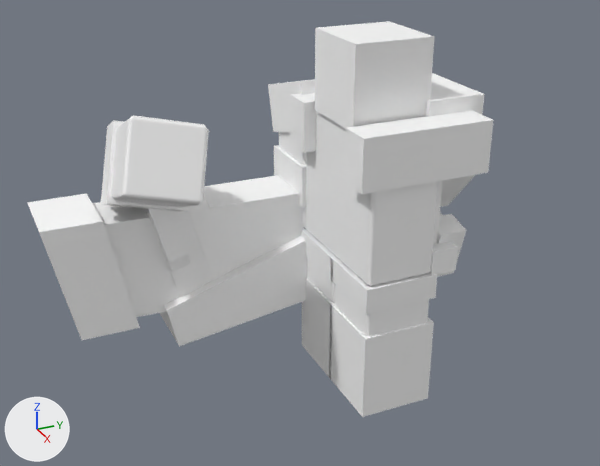
What one commit did to the COLLADA model Objects3d/grenadier.dae.
One viewpoint serves both versions: a camera (50 mm lens) standing at (96.6, -54.0, 73.8) and looking at (-4.3, -8.5, 23.4). Lighting does not change. The marker at lower left points along +X, +Y and +Z. Where no turn or scale is listed for an object, it has been applied to the vertices.

The first picture shows 'body', 'head', 'larm', 'launcher', 'lleg', 'rarm', 'rleg'.
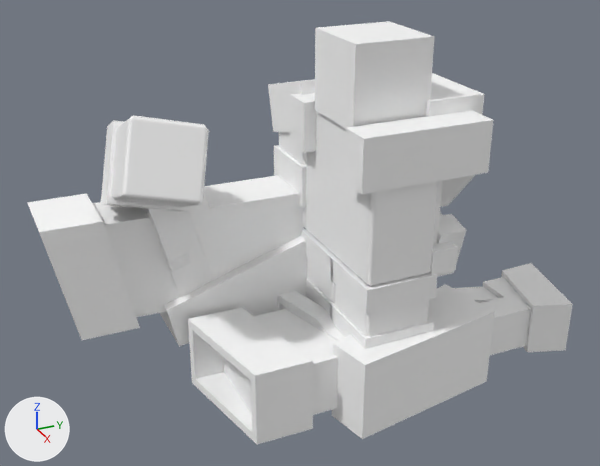
Boxes [x1, y1, x2, y2] around the edits, measured in the pictures (600 x 466 px):
'spawn', added: after [188, 263, 573, 445]

The edits, one by one:
Mesh me_cube_001 is new.
It has 120 vertices, 188 faces and spans x -12.3..14.5, y -25.2..34.3, z -6.3..6.4.
It uses material mat_spring (white #ffffff).
Object 'spawn' (ob_spawn) is new; it shows me_cube_001.
Its location is (0.0, 0.0, 5.6).
